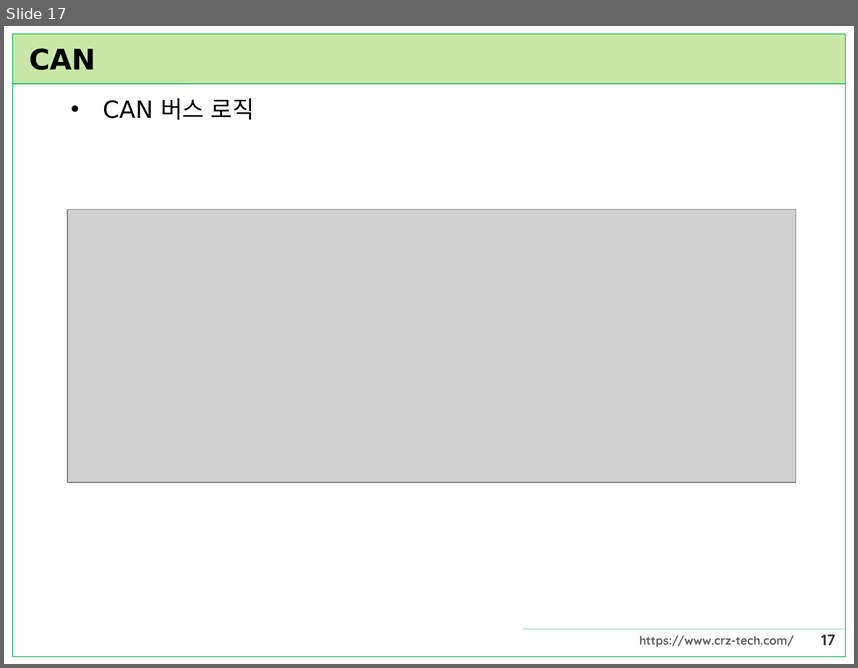
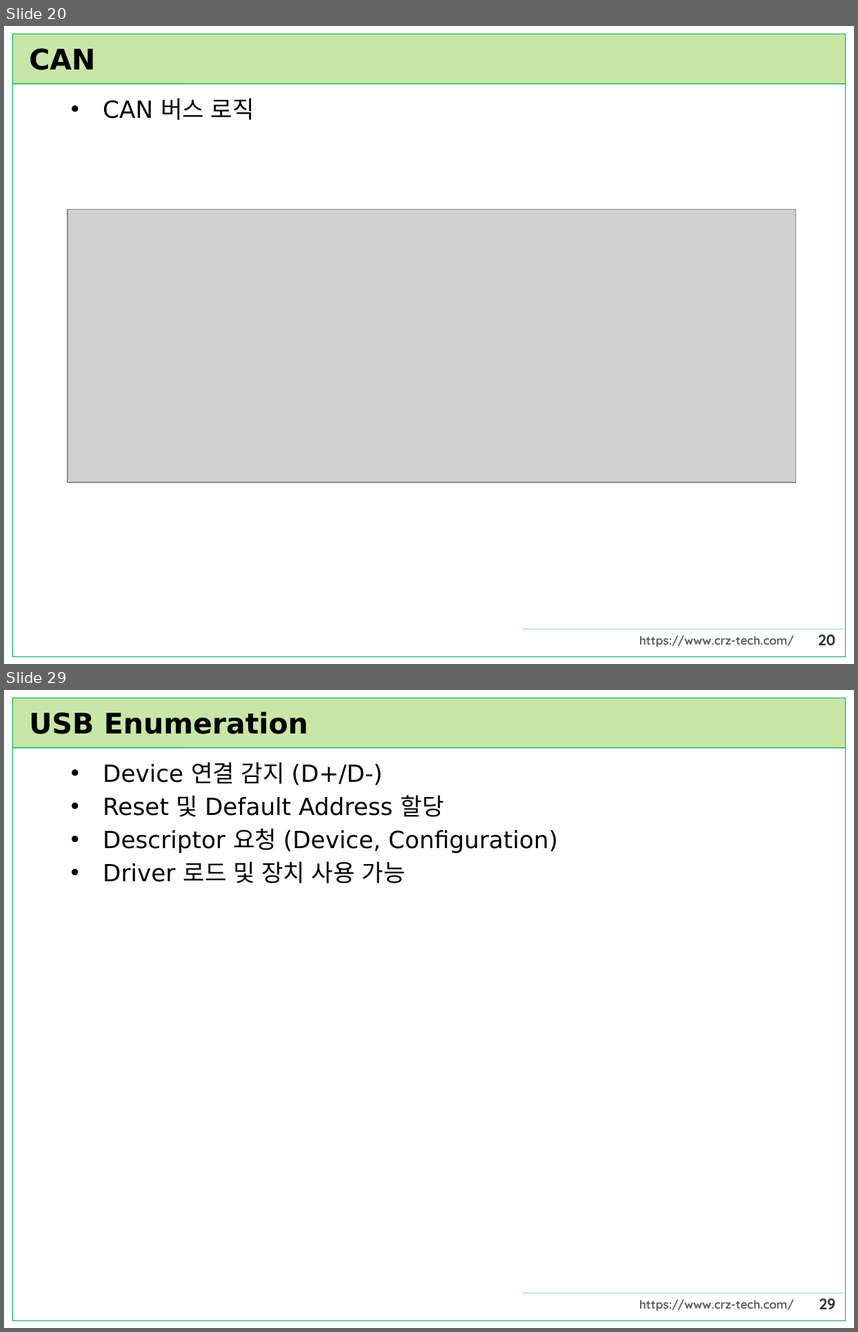
Before and after one commit to CRZ-Technology/Mango-M32, a slide deck: Mango-M32F4/23.통신프로토콜/통신프로토콜.pptx. Shown one above the other, each under a label of ours: slide 17 before the commit, slides 20 and 29 after it; the slides between them are not shown. The pictures are 858x668 and 858x1332 pixels, drawn with LibreOffice and Linux fonts; fonts in the diff are those of the drawing; grey boxes stand for pictures. Boxes give left, top, right and bottom in pixels: in the first picture for what was removed or moved away, otherwise in the second. Text is boxed around its words. In the diff, an @@ line names an element or a change of style, - is before the commit and + after.

```diff
--- a/Mango-M32F4/23.통신프로토콜/통신프로토콜.pptx
+++ b/Mango-M32F4/23.통신프로토콜/통신프로토콜.pptx
@@ slide 29 added at <box>4,690,854,1328</box>, background #FFFFFF; not listed: 6 template elements that a slide beside it also shows @@
@@ title added at <box>29,711,308,734</box>, 24 pt, text #000000, bold @@
+USB Enumeration
@@ text added at <box>103,762,558,883</box>, 20 pt, text #000000 @@
+• Device 연결 감지 (D+/D-)
+• Reset 및 Default Address 할당
+• Descriptor 요청 (Device, Configuration)
+• Driver 로드 및 장치 사용 가능
@@ what was slide 17 is now slide 20 @@
@@ page number at <box>818,634,836,645</box>: text changed @@
-17
+20
```
Also in this commit, not shown: 35 other slides added, 1 other file.
